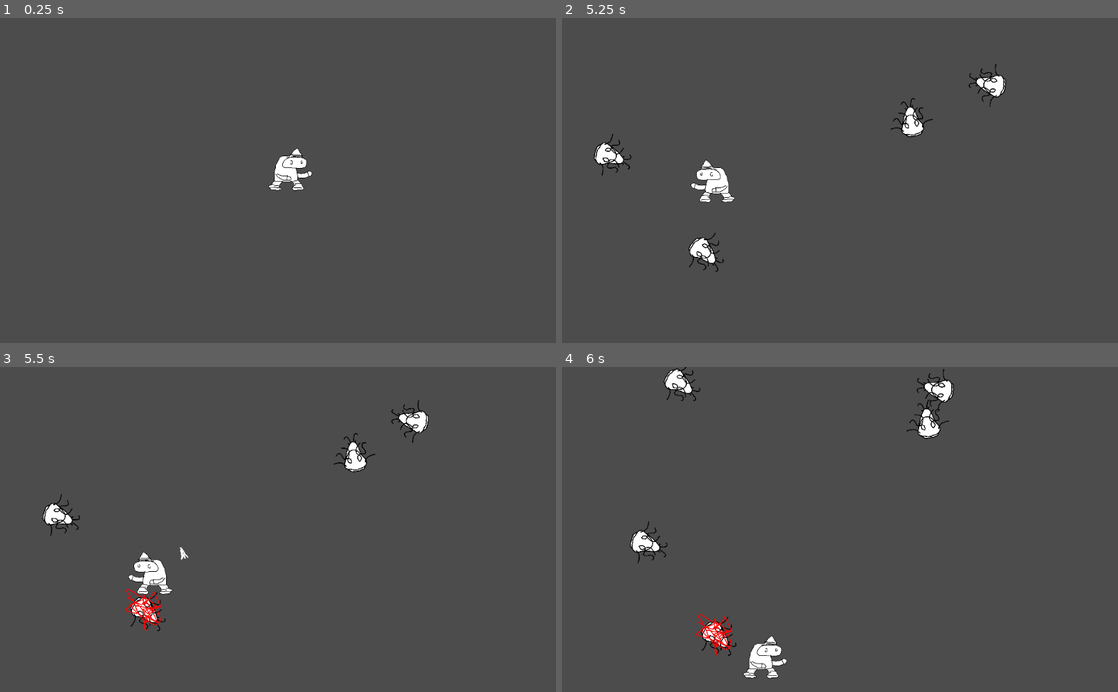
Above: before the commit, frames 1-4 (two rows, left to right).
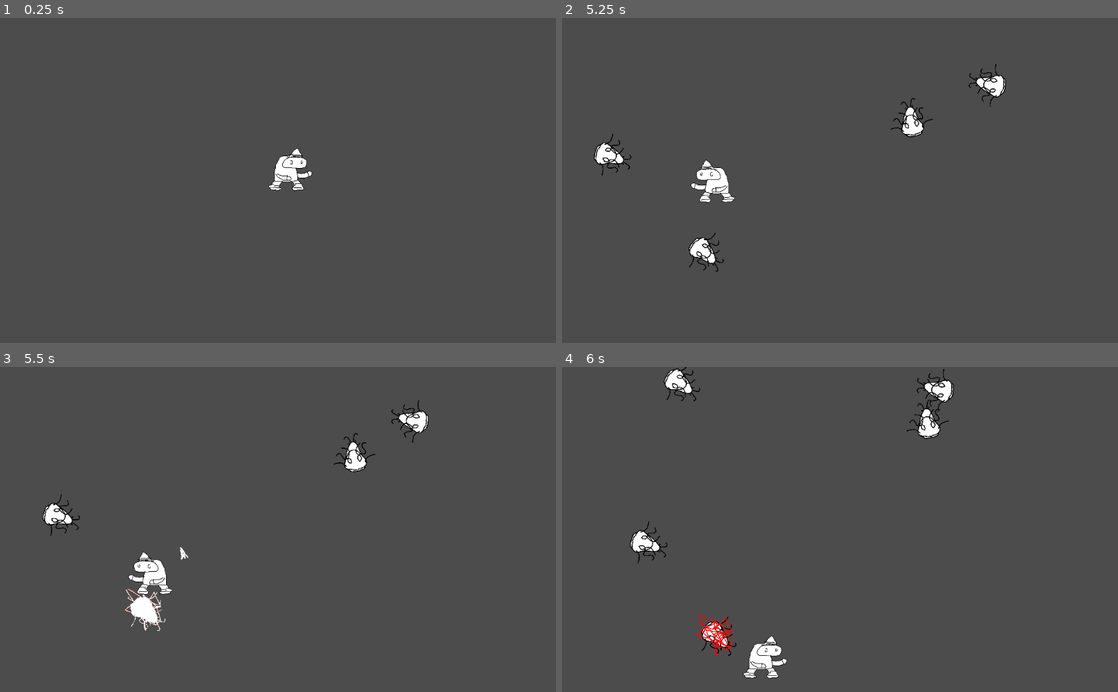
Above: after the commit, the same moments.

Repository: Snorps/deworming
Game: Godot game, scene res://Game_Container.tscn
Same seed, same stepped clock (60 frames per second), same inputs: the game is played once before the commit and once after it.
Inputs (mouse positions are in pixels of both pictures, inside the frame that each line leads up to):
- Up to frame 1 (0.25 s): no input
- Up to frame 2 (5.25 s): tap Enter at 0.5 s; move the mouse to (962, 164) at 0.52 s; hold D (move_right) 0.53-1.28 s; click (962, 164) at 0.67 s; move the mouse to (728, 196) at 1.27 s; hold S (move_down) 1.28-2.03 s; move the mouse to (895, 109) at 2.02 s; hold D (move_right) 2.03-2.78 s; move the mouse to (812, 245) at 2.77 s; hold W (move_up) 2.78-3.53 s; click (812, 245) at 2.92 s; move the mouse to (1006, 229) at 3.52 s; hold A (move_left) 3.53-5.03 s; move the mouse to (673, 131) at 4.27 s; move the mouse to (867, 180) at 5.02 s; hold S (move_down) from 5.03 s (still down); click (867, 180) at 5.17 s
- Up to frame 3 (5.5 s): keep holding S (move_down)
- Up to frame 4 (6 s): move the mouse to (756, 448) at 5.77 s; release S (move_down) at 5.78 s; hold D (move_right) from 5.78 s (still down)

Frames 1-2 are identical in both runs. In frame 3, 0.4% of the frame differs, in the area x 22-30%, y 68-82%; in frame 4, nothing differs.

Commit message:
Added damage flash to enemy sprite.

Diff:
--- a/Mob.tscn
+++ b/Mob.tscn
@@ -1,8 +1,36 @@
-[gd_scene load_steps=5 format=2]
+[gd_scene load_steps=7 format=2]
 
 [ext_resource path="res://Scripts/Mob.gd" type="Script" id=1]
 [ext_resource path="res://Assets/Sprites/Mob.png" type="Texture" id=2]
 [ext_resource path="res://Assets/Sprites/MobDead.png" type="Texture" id=3]
+
+[sub_resource type="Shader" id=2]
+code = "shader_type canvas_item;
+
+uniform vec4 colour : hint_color;
+uniform bool active;
+
+void fragment() {
+    if(active == true) {
+
+        vec4 curr_color = texture(TEXTURE,UV); // Get current color of pixel
+
+        if (curr_color.a == 1.0f){
+            COLOR.rgb = colour.rgb;//vec3(0.238, 0.118, 0.418);
+        }else{
+            COLOR = curr_color;
+        }
+    }
+    else{
+        COLOR = texture(TEXTURE,UV);
+    }
+}"
+
+[sub_resource type="ShaderMaterial" id=3]
+resource_local_to_scene = true
+shader = SubResource( 2 )
+shader_param/colour = Color( 1, 1, 1, 1 )
+shader_param/active = null
 
 [sub_resource type="SpriteFrames" id=1]
 animations = [ {
@@ -23,6 +51,7 @@
 script = ExtResource( 1 )
 
 [node name="AnimatedSprite" type="AnimatedSprite" parent="."]
+material = SubResource( 3 )
 scale = Vector2( 0.3, 0.3 )
 frames = SubResource( 1 )
 
--- a/Scripts/Mob.gd
+++ b/Scripts/Mob.gd
@@ -8,10 +8,12 @@
 		$AnimatedSprite.play("dead")
 		emit_signal("hit")
 
+		$AnimatedSprite.material.set_shader_param("active", true)
 		get_tree().paused = true
 		var time_in_seconds = 0.1
 		yield(get_tree().create_timer(time_in_seconds), "timeout")
 		get_tree().paused = false
+		$AnimatedSprite.material.set_shader_param("active", false)
 
 # Declare member variables here. Examples:
 # var a = 2
